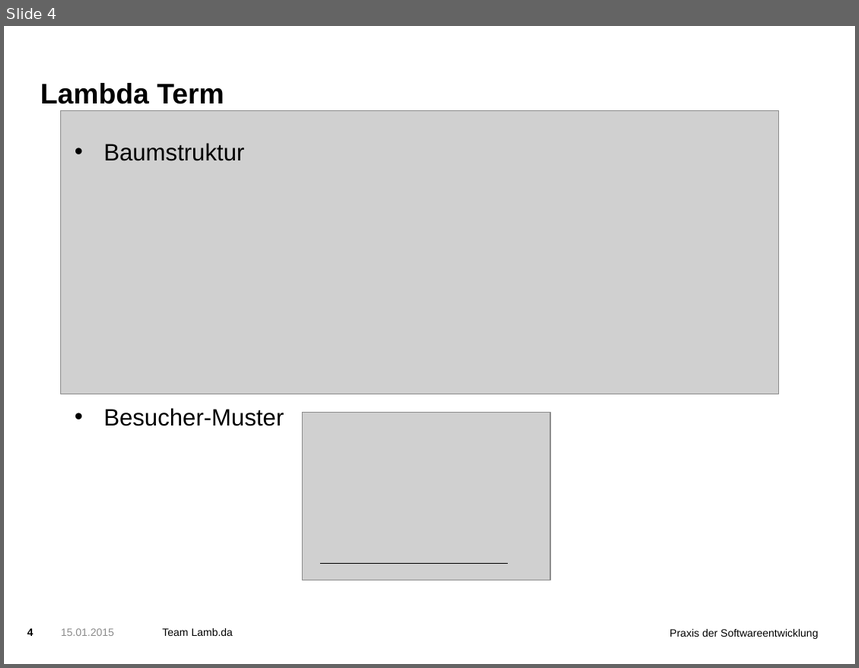
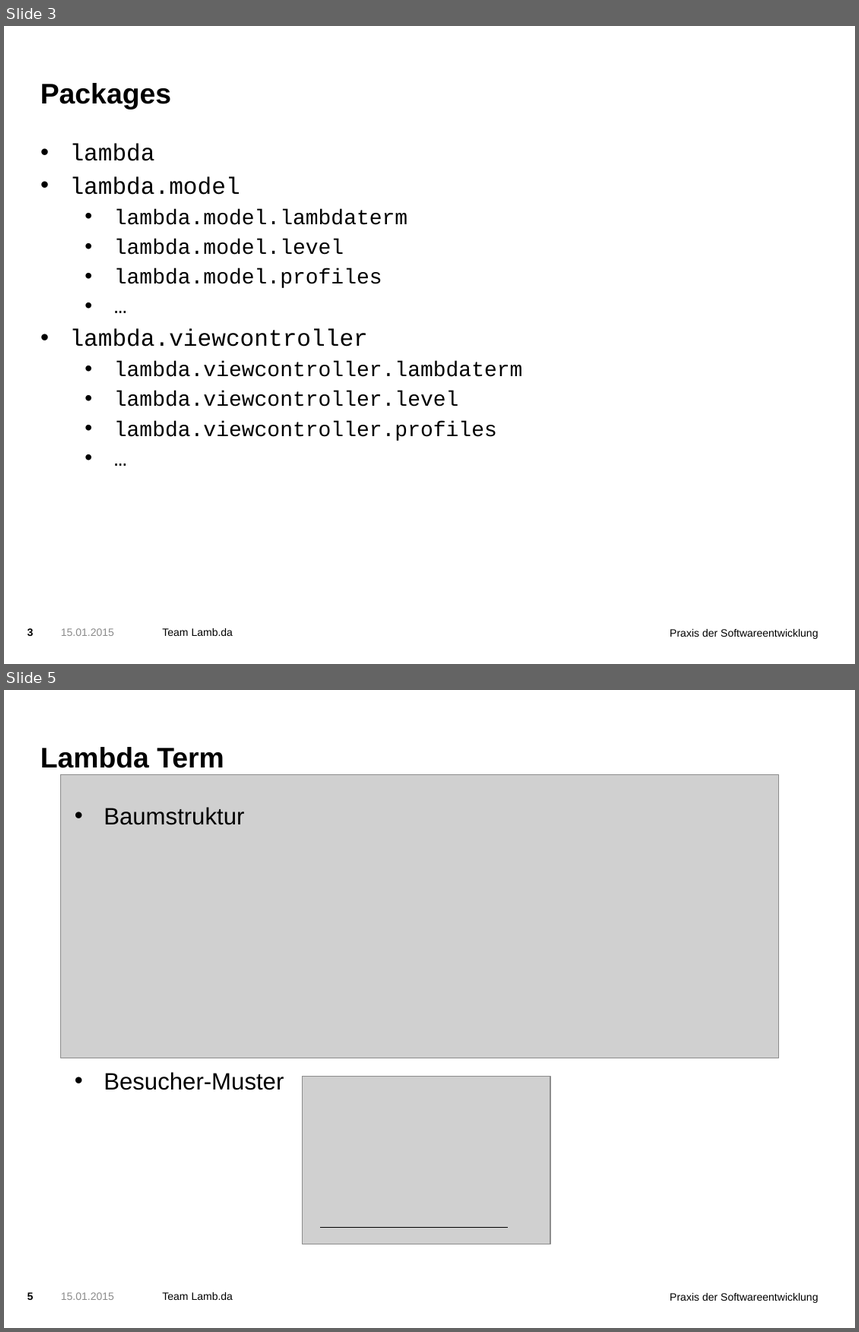
Before and after one commit to Pse-Lambda-das-Spiel/LambdaDasSpiel, a slide deck: 2-entwurf/presentation/Presentation.pptx. Shown one above the other, each under a label of ours: slide 4 before the commit, slides 3 and 5 after it; the slides between them are not shown. The pictures are 859x668 and 859x1332 pixels, drawn with LibreOffice and Linux fonts; fonts in the diff are those of the drawing; grey boxes stand for pictures; background and template pictures are left out. Boxes give left, top, right and bottom in pixels: in the first picture for what was removed or moved away, otherwise in the second. Text is boxed around its words. In the diff, an @@ line names an element or a change of style, - is before the commit and + after.

```diff
--- a/2-entwurf/presentation/Presentation.pptx
+++ b/2-entwurf/presentation/Presentation.pptx
@@ slide 3 added at bbox=[4, 26, 855, 664], background picture (left out); not listed: 2 template elements that a slide beside it also shows @@
@@ title added at bbox=[40, 83, 171, 109], 24 pt, text #000000, bold @@
+Packages
@@ text added at bbox=[70, 144, 523, 441], 18 pt, text #000000 @@
+• lambda
+• lambda.model
+  • lambda.model.lambdaterm
+  • lambda.model.level
+  • lambda.model.profiles
+  • …
+• lambda.viewcontroller
+  • lambda.viewcontroller.lambdaterm
+  • lambda.viewcontroller.level
+  • lambda.viewcontroller.profiles
+  • …
@@ text added at bbox=[61, 629, 114, 636], 9 pt, text #8C8C8C @@
+15.01.2015
@@ text added at bbox=[162, 629, 234, 636], 9 pt, text #000000 @@
+Team Lamb.da
@@ what was slide 4 is now slide 5 @@
@@ page number at bbox=[28, 1293, 34, 1300]: text changed @@
-4
+5
```
Also in this commit, not shown: 3 slides changed, 1 other file.
